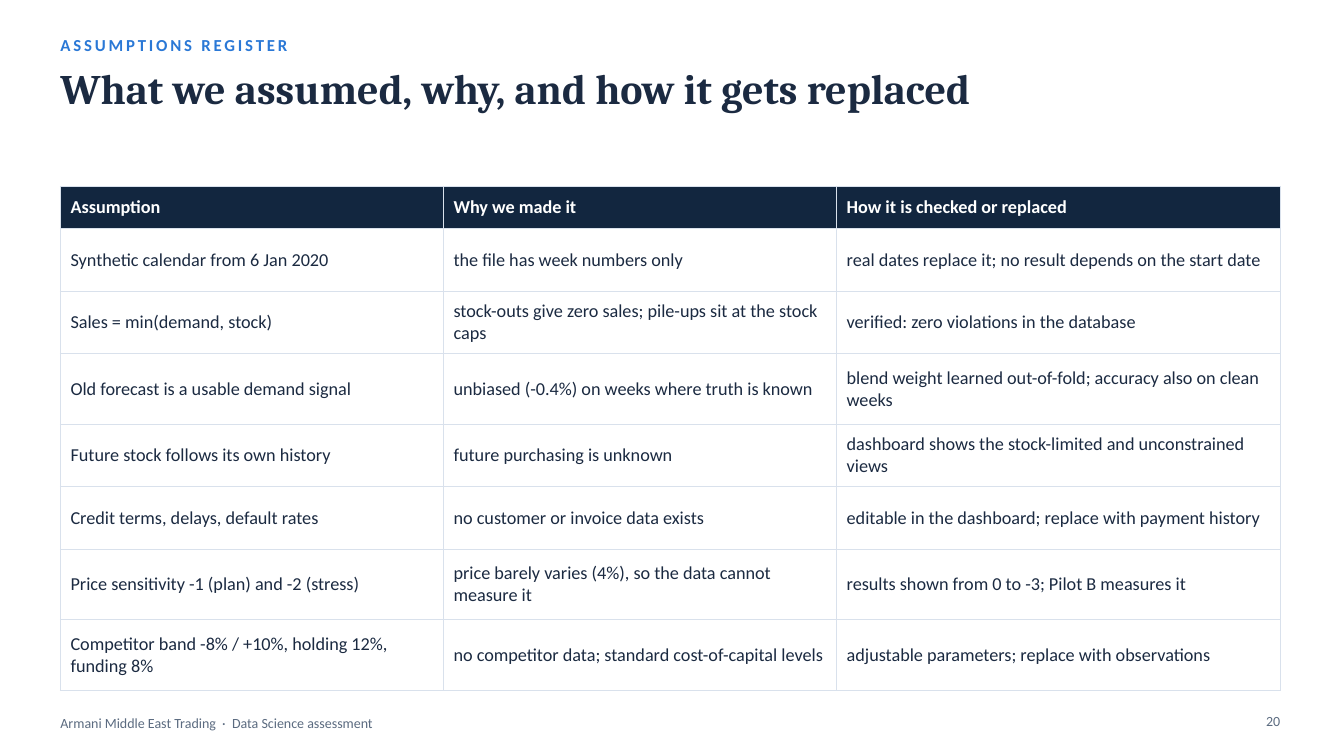
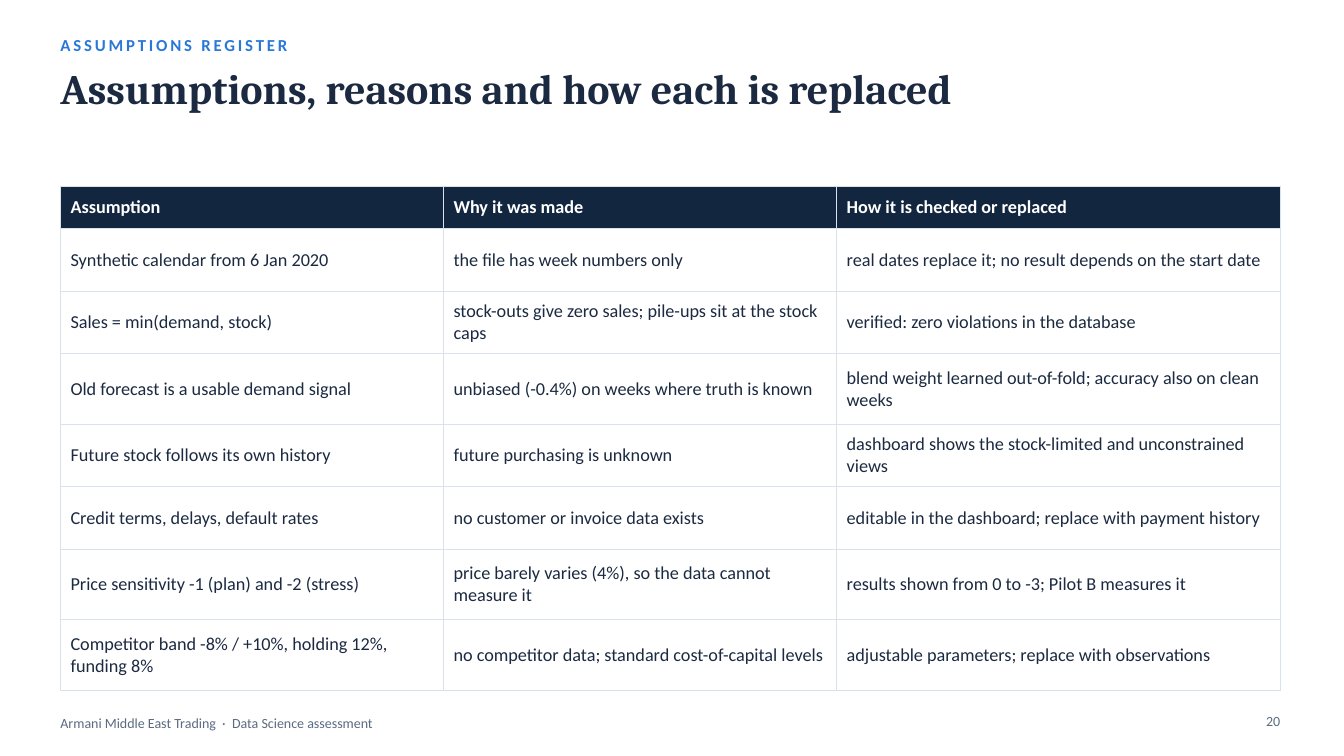
Before and after one commit to hrnademi/Technical_Assessment_HamidrezaNademi, a slide deck: slide 20 of Armani_Data_Science_Presentation.pptx. Drawn at 1344x756 pixels with LibreOffice and Linux fonts; fonts in the diff are those of the drawing. Boxes give left, top, right and bottom in pixels: in the first picture for what was removed or moved away, otherwise in the second. Text is boxed around its words. In the diff, an @@ line names an element or a change of style, - is before the commit and + after.

```diff
--- a/Armani_Data_Science_Presentation.pptx
+++ b/Armani_Data_Science_Presentation.pptx
@@ title at box(60, 74, 951, 113): text changed @@
-What we assumed, why, and how it gets replaced
+Assumptions, reasons and how each is replaced
@@ table at box(60, 187, 1280, 679) @@
-row 1, column 2: Why we made it
+row 1, column 2: Why it was made
```
Also in this commit, not shown: 10 other slides changed, 3 slides added, 3 slides removed.
